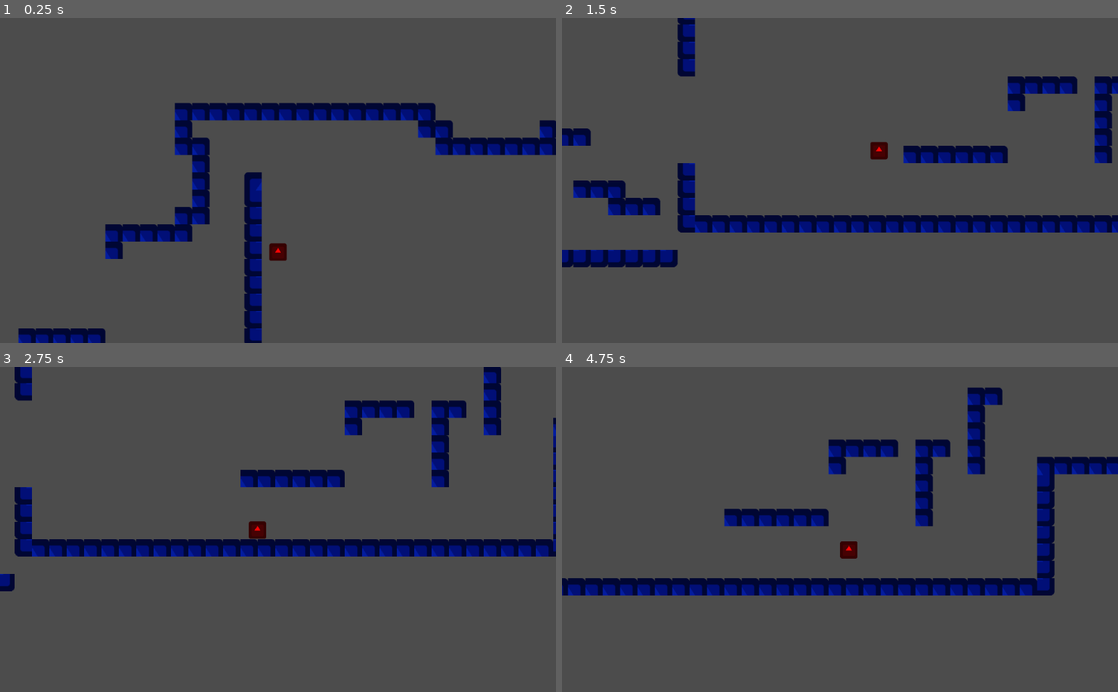
Above: before the commit, frames 1-4 (two rows, left to right).
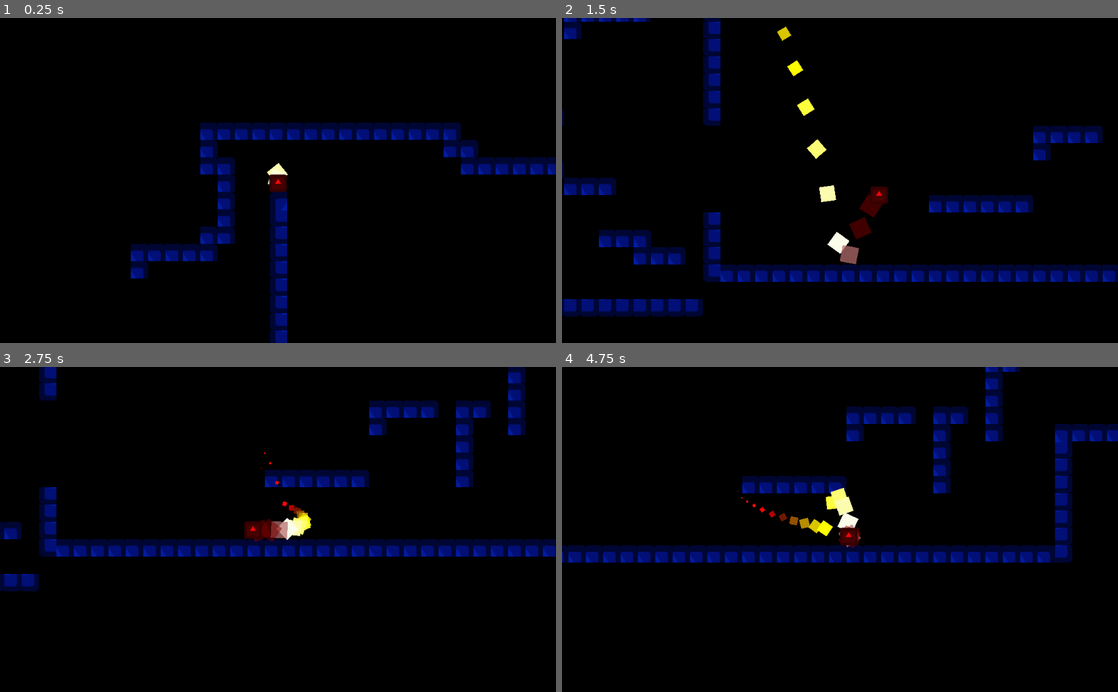
Above: after the commit, the same moments.

Repository: penzur/godot-movement-study
Game: Godot game, scene res://Main.tscn
Two runs of this game, one before a commit and one after it. Both use one fixed random seed, a clock stepped at 60 frames per second and the inputs below. The engine's default icon, where the game draws it, is replaced by a stand-in: a white triangle on a blue panel in a dark square.
Inputs:
- Up to frame 1 (0.25 s): no input
- Up to frame 2 (1.5 s): hold Space (jump) 0.53-1.28 s; hold D (move_right) from 0.53 s (still down); tap Space (jump) at 1.35 s
- Up to frame 3 (2.75 s): tap Space (jump) at 1.52, 1.82 s; release D (move_right) at 2.03 s; hold A (move_left) from 2.03 s (still down); hold Space (jump) from 2.03 s (still down)
- Up to frame 4 (4.75 s): release A (move_left) at 2.78 s; release Space (jump) at 2.78 s; hold D (move_right) 2.78-4.28 s; tap Space (jump) at 2.85, 3.02, 3.32, 4.35, 4.52 s; hold Space (jump) 3.53-4.28 s; hold A (move_left) from 4.28 s (still down)

The runs differ from the first frame. In frame 1, 100% of the frame differs, in the area x 0-100%, y 0-100%; in frame 2, 100%; in frame 3, 97%; in frame 4, 100%.

Commit message:
add trail

Diff:
--- a/Character.gd
+++ b/Character.gd
@@ -1,6 +1,6 @@
 extends KinematicBody2D
 
-const DAMP = 25.0
+const DAMP = 10.0
 const MASS = 100.0
 const GRAVITY = 200.0
 const JUMP_SPEED = 1000.0
@@ -10,6 +10,11 @@
 
 var velocity = Vector2()
 var is_jumping = false
+var trail: Particles2D
+
+func _ready():
+	trail = get_child(0)
+
 
 func _physics_process(delta):
 	velocity.y += delta * GRAVITY + MASS
@@ -21,6 +26,10 @@
 		is_jumping = false
 
 	var direction = Input.get_action_strength("move_right") - Input.get_action_strength("move_left")
+	if direction != 0 or !is_on_floor():
+		trail.emitting = true
+	else:
+		trail.emitting = false
 
 	# check if we're not moving left or right and if we are on the floor,
 	# then we decelerate
@@ -36,7 +45,7 @@
 
 	# add extra jump height if user is long-pressing the button
 	if is_jumping and Input.is_action_pressed("jump"):
-		velocity.y -= GRAVITY * 0.2
+		velocity.y -= GRAVITY * 0.3
 
 	# add max walk speed
 	velocity.x = clamp(velocity.x, -MAX_WALK_SPEED, MAX_WALK_SPEED)
--- a/Main.tscn
+++ b/Main.tscn
@@ -12,5 +12,5 @@
 tile_data = PoolIntArray( -196612, 0, 1, -196611, 0, 1, -196610, 0, 1, -196609, 0, 1, -262144, 0, 1, -262143, 0, 1, -26 …(3097 unchanged characters)…
 
 [node name="Player" parent="." instance=ExtResource( 2 )]
-position = Vector2( 61.8207, -58.9012 )
+position = Vector2( 14.8207, -31.9012 )
 scale = Vector2( 0.5, 0.5 )
--- a/Player.tscn
+++ b/Player.tscn
@@ -1,7 +1,48 @@
-[gd_scene load_steps=4 format=2]
+[gd_scene load_steps=11 format=2]
 
 [ext_resource path="res://icon.png" type="Texture" id=1]
 [ext_resource path="res://Character.gd" type="Script" id=2]
+
+[sub_resource type="Curve" id=7]
+min_value = -360.0
+max_value = 360.0
+_data = [ Vector2( 0, -360 ), 0.0, 0.0, 0, 0, Vector2( 1, 360 ), 0.0, 0.0, 0, 0 ]
+
+[sub_resource type="CurveTexture" id=8]
+curve = SubResource( 7 )
+
+[sub_resource type="Gradient" id=2]
+offsets = PoolRealArray( 0.103704, 0.17037, 0.385185, 0.605, 0.659259 )
+colors = PoolColorArray( 0.490196, 0, 0, 0.521569, 0.995117, 0.991805, 0.983456, 1, 0.992188, 1, 0, 1, 0.37793, 0, 0, 1, 0.992188, 0.0348816, 0.0348816, 1 )
+
+[sub_resource type="GradientTexture" id=3]
+gradient = SubResource( 2 )
+
+[sub_resource type="Curve" id=4]
+_data = [ Vector2( 0, 1 ), 0.0, 0.0, 0, 0, Vector2( 1, 0 ), 0.0, 0.0, 0, 0 ]
+
+[sub_resource type="CurveTexture" id=5]
+curve = SubResource( 4 )
+
+[sub_resource type="ParticlesMaterial" id=6]
+emission_shape = 1
+emission_sphere_radius = 1.0
+flag_disable_z = true
+spread = 0.0
+flatness = 1.0
+gravity = Vector3( 0, -300, 0 )
+angular_velocity = -82.76
+angular_velocity_random = 1.0
+orbit_velocity = 0.0
+orbit_velocity_random = 0.0
+damping = 95.4
+damping_random = 0.13
+angle = 180.0
+angle_random = 1.0
+angle_curve = SubResource( 8 )
+scale = 32.0
+scale_curve = SubResource( 5 )
+color_ramp = SubResource( 3 )
 
 [sub_resource type="RectangleShape2D" id=1]
 extents = Vector2( 24.1992, 28.2283 )
@@ -10,6 +51,12 @@
 
 [node name="Character" type="KinematicBody2D" parent="."]
 script = ExtResource( 2 )
+
+[node name="Trail" type="Particles2D" parent="Character"]
+position = Vector2( -1.97824, 2.49117 )
+amount = 20
+local_coords = false
+process_material = SubResource( 6 )
 
 [node name="icon" type="Sprite" parent="Character"]
 modulate = Color( 1, 0.0196078, 0.0196078, 1 )
--- a/project.godot
+++ b/project.godot
@@ -44,9 +44,16 @@
 jump={
 "deadzone": 0.5,
 "events": [ Object(InputEventKey,"resource_local_to_scene":false,"resource_name":"","device":0,"alt":false,"shift":false,"control":false,"meta":false,"command":false,"pressed":false,"scancode":32,"unicode":0,"echo":false,"script":null)
+, Object(InputEventKey,"resource_local_to_scene":false,"resource_name":"","device":0,"alt":false,"shift":false,"control":false,"meta":false,"command":false,"pressed":false,"scancode":74,"unicode":0,"echo":false,"script":null)
+ ]
+}
+shoot={
+"deadzone": 0.5,
+"events": [ Object(InputEventKey,"resource_local_to_scene":false,"resource_name":"","device":0,"alt":false,"shift":false,"control":false,"meta":false,"command":false,"pressed":false,"scancode":75,"unicode":0,"echo":false,"script":null)
  ]
 }
 
 [rendering]
 
+environment/default_clear_color=Color( 0, 0, 0, 1 )
 environment/default_environment="res://default_env.tres"
